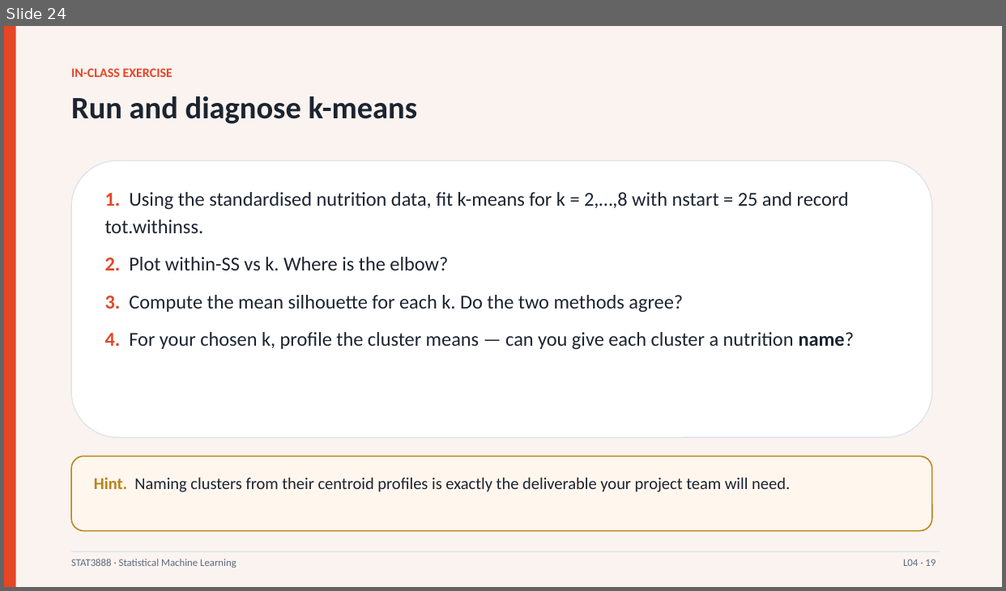
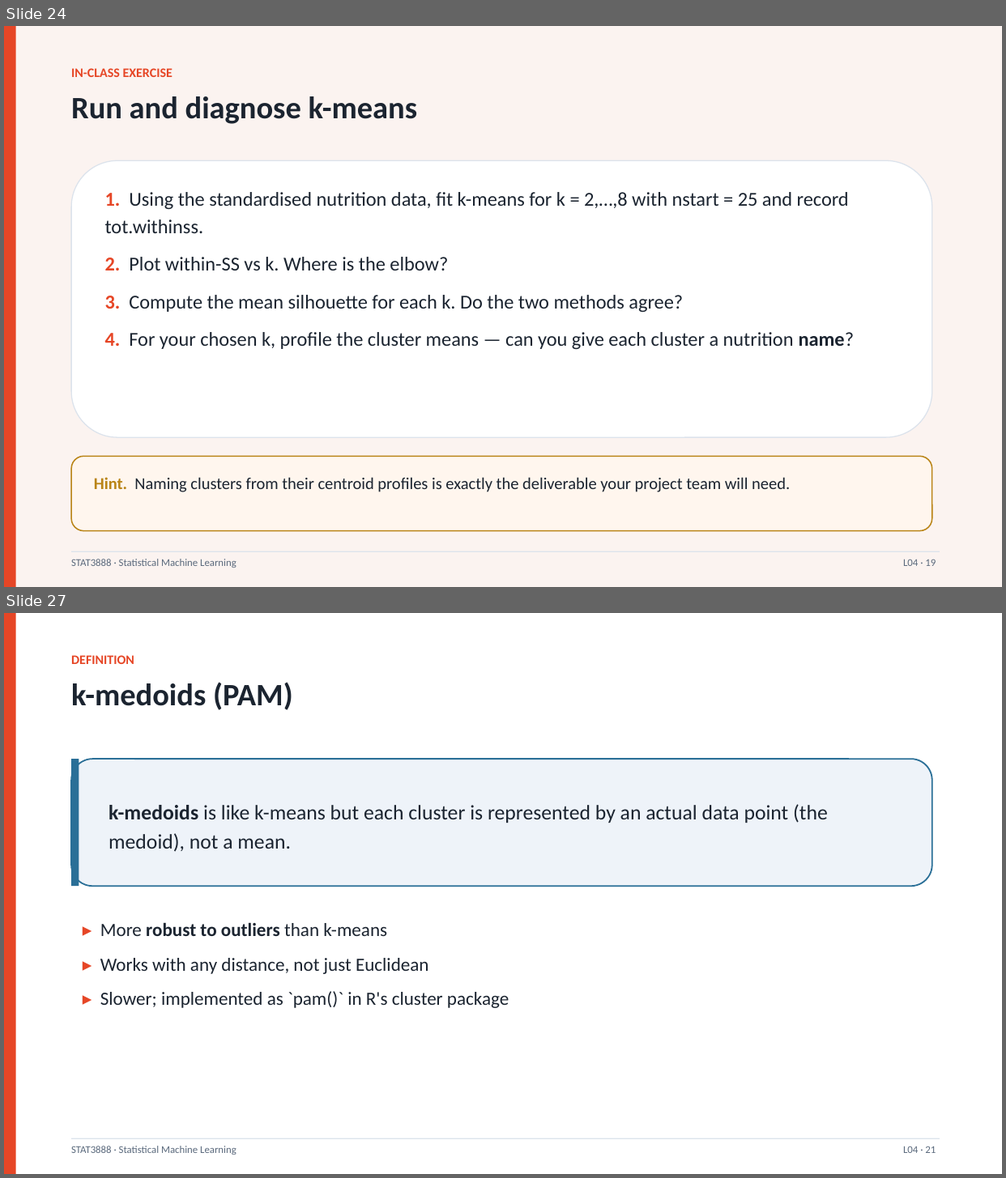
Before and after one commit to liuyizhou0402/data-analysis, a slide deck: STAT3888_course/Lecture04_Kmeans.pptx. Shown one above the other, each under a label of ours: slide 24 before the commit, slides 24 and 27 after it; the slides between them are not shown. The pictures are 1006x591 and 1006x1178 pixels, drawn with LibreOffice and Linux fonts; fonts in the diff are those of the drawing. Boxes give left, top, right and bottom in pixels: in the first picture for what was removed or moved away, otherwise in the second. Text is boxed around its words. In the diff, an @@ line names an element or a change of style, - is before the commit and + after.

```diff
--- a/STAT3888_course/Lecture04_Kmeans.pptx
+++ b/STAT3888_course/Lecture04_Kmeans.pptx
@@ slide 27 added at (x1=4, y1=613, x2=1002, y2=1174), background #FFFFFF @@
@@ rectangle added at (x1=4, y1=613, x2=16, y2=1174), fill #E64626 @@
@@ text added at (x1=71, y1=655, x2=134, y2=664), 12.5 pt, text #E64626, bold @@
+DEFINITION
@@ text added at (x1=71, y1=682, x2=293, y2=710), 30 pt, text #1B2430, bold @@
+k-medoids (PAM)
@@ rounded rectangle added at (x1=71, y1=759, x2=932, y2=886), fill #EEF3F9, outline #2A6F97 1.4 pt @@
@@ rectangle added at (x1=71, y1=759, x2=79, y2=886), fill #2A6F97 @@
@@ text added at (x1=108, y1=804, x2=828, y2=852), 20 pt, text #1B2430 @@
+k-medoids is like k-means but each cluster is represented by an actual data point (the medoid), not a mean.
@@ text added at (x1=100, y1=922, x2=509, y2=1008), 18 pt, text #1B2430 @@
+▸ More robust to outliers than k-means
+▸ Works with any distance, not just Euclidean
+▸ Slower; implemented as `pam()` in R's cluster package
@@ rectangle added at (x1=71, y1=1139, x2=940, y2=1139), fill #DCE3EC @@
@@ text added at (x1=71, y1=1146, x2=236, y2=1155), 10 pt, text #5B6A7D @@
+STAT3888 · Statistical Machine Learning
@@ text added at (x1=903, y1=1146, x2=936, y2=1153), 10 pt, text #5B6A7D @@
+L04 · 21
```
Also in this commit, not shown: 1 slide changed, 34 other slides added, 5 other files.
